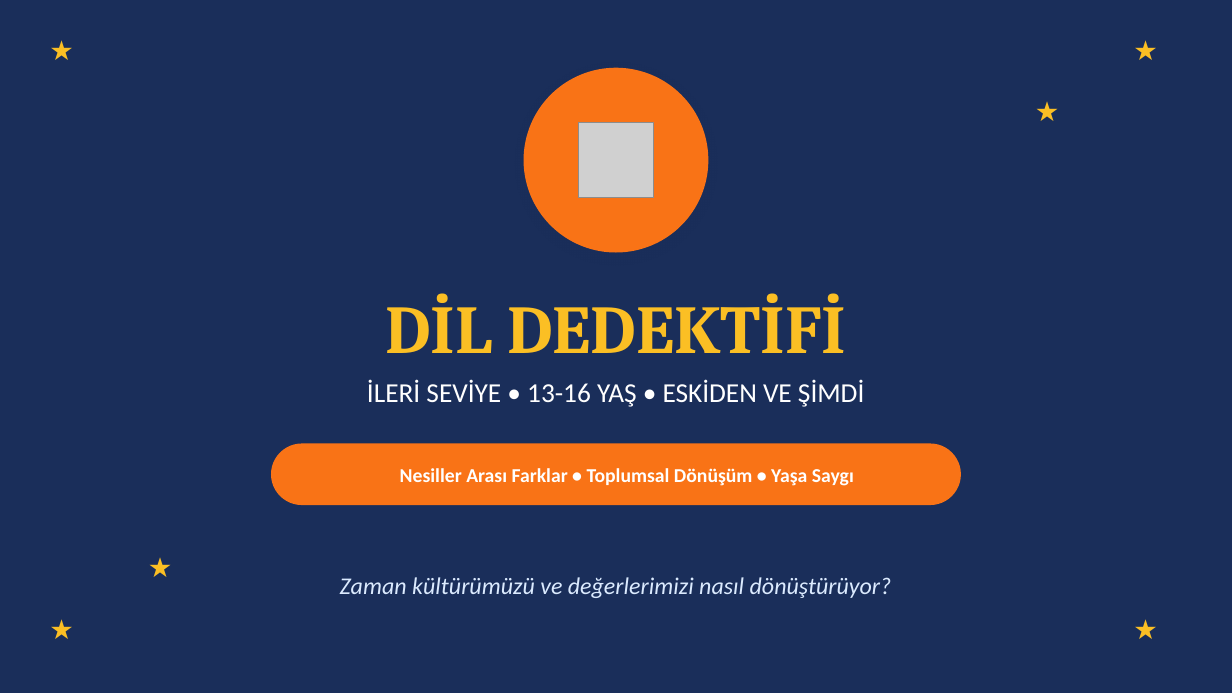
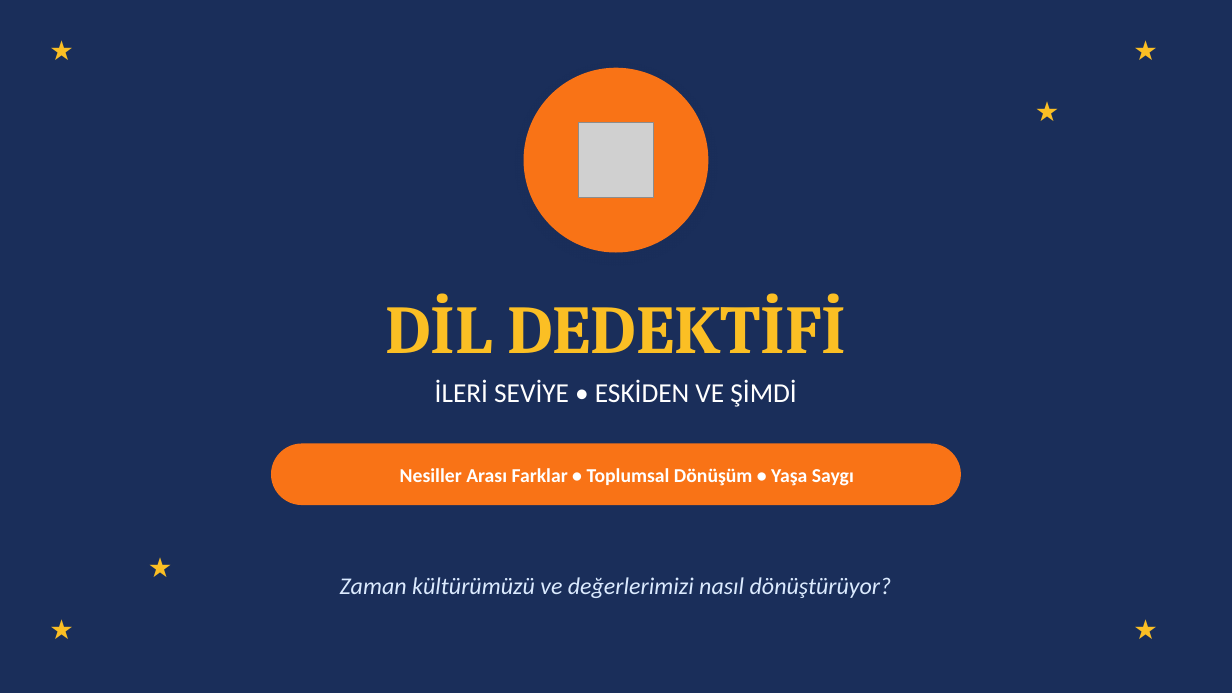
Before and after one commit to materyalfabrikasi/materyalfabrikasi.github.io, a slide deck: slide 1 of pptx/ileri3.pptx. Drawn at 1232x693 pixels with LibreOffice and Linux fonts; fonts in the diff are those of the drawing; grey boxes stand for pictures; background and template pictures are left out. Boxes give left, top, right and bottom in pixels: in the first picture for what was removed or moved away, otherwise in the second. Text is boxed around its words. In the diff, an @@ line names an element or a change of style, - is before the commit and + after.

```diff
--- a/pptx/ileri3.pptx
+++ b/pptx/ileri3.pptx
@@ text at (x1=435, y1=379, x2=796, y2=407): text changed @@
-İLERİ SEVİYE • 13-16 YAŞ • ESKİDEN VE ŞİMDİ
+İLERİ SEVİYE • ESKİDEN VE ŞİMDİ
```
Also in this commit, not shown: 1 other slide changed, 5 other files.
